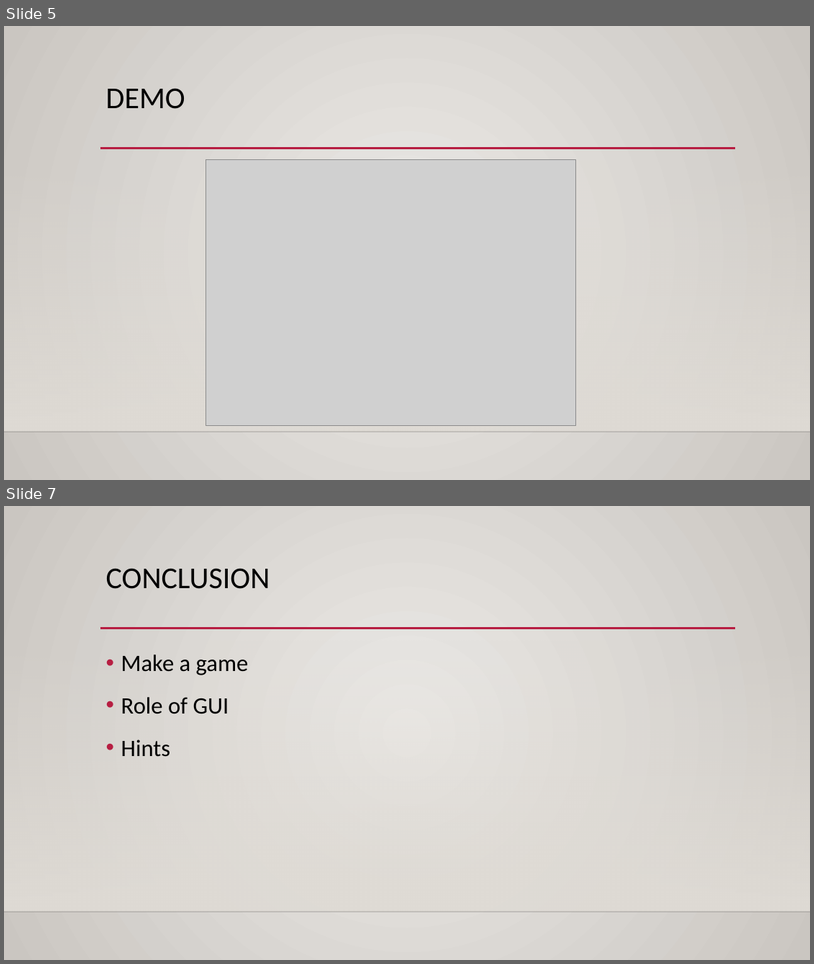
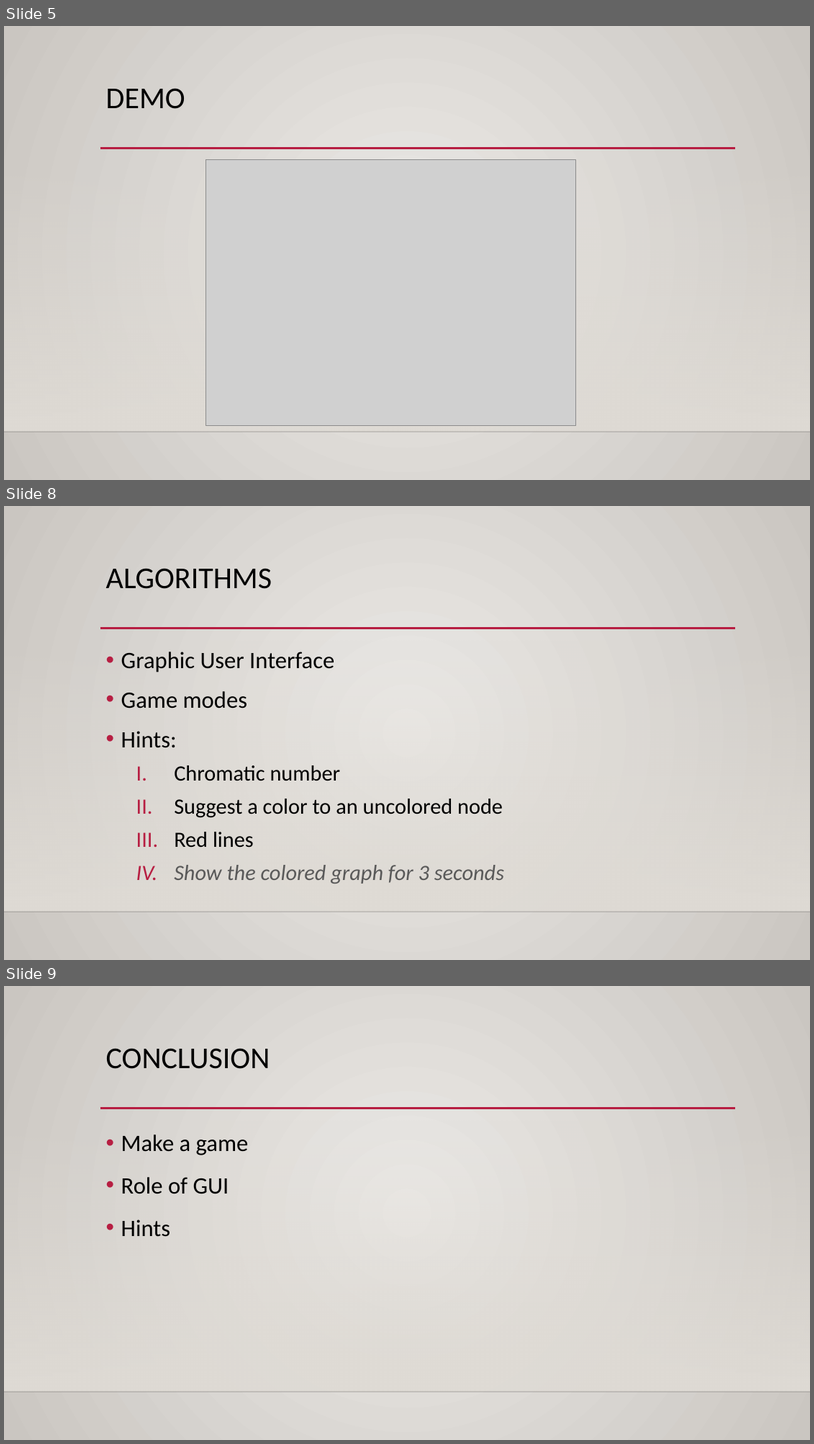
Before and after one commit to diagnoza/develop-, a slide deck: Project1-1/Phase2/Presentation2.pptx. Shown one above the other, each under a label of ours: slides 5 and 7 before the commit, slides 5, 8 and 9 after it; the slides between them are not shown. The pictures are 814x964 and 814x1444 pixels, drawn with LibreOffice and Linux fonts; fonts in the diff are those of the drawing; grey boxes stand for pictures; background and template pictures are left out. Boxes give left, top, right and bottom in pixels: in the first picture for what was removed or moved away, otherwise in the second. Text is boxed around its words. In the diff, an @@ line names an element or a change of style, - is before the commit and + after.

```diff
--- a/Project1-1/Phase2/Presentation2.pptx
+++ b/Project1-1/Phase2/Presentation2.pptx
@@ slide 8 added at [4,506,810,960], background gradient #ECEAE7 to #CAC7C1; not listed: 3 template elements that a slide beside it also shows @@
@@ title added at [106,568,272,589], 36 pt, text #000000 @@
+ALGORITHMS
@@ text added at [121,651,504,883], 26 pt, text #000000 @@
+• Graphic User Interface
+• Game modes
+• Hints:
+  I. Chromatic number
+  II. Suggest a color to an uncolored node
+  III. Red lines
+  IV. Show the colored graph for 3 seconds
@@ what was slide 7 is now slide 9 @@
```
Also in this commit, not shown: 4 slides changed, 1 other slide added.
